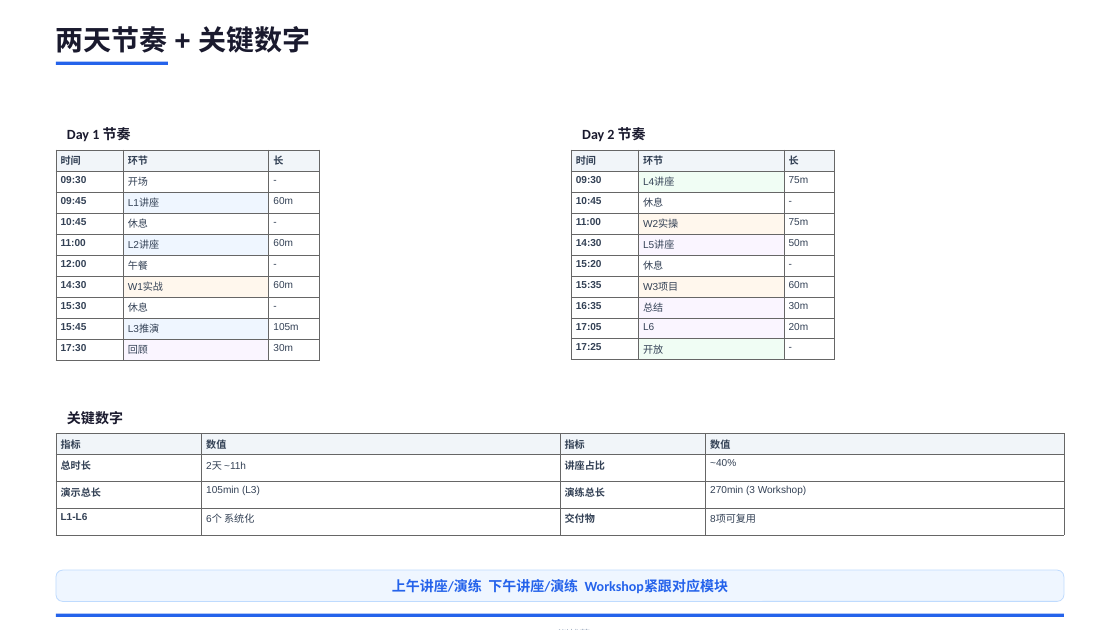
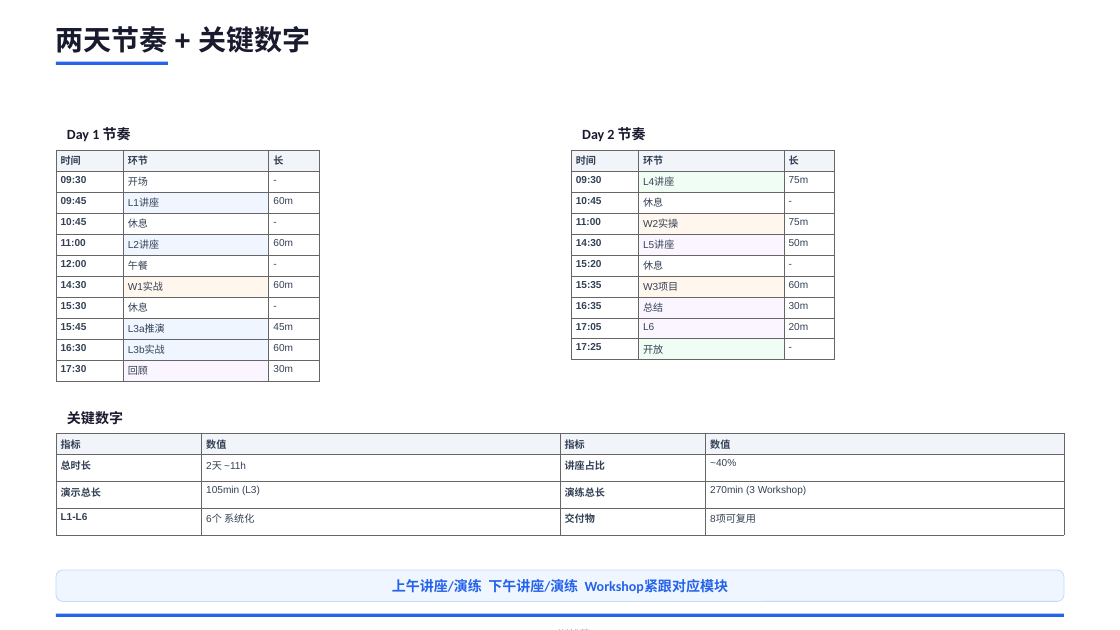
Before and after one commit to JungleTestLabs/ai-coding-training, a slide deck: slide 6 of docs/AI-Native-训战营-介绍与日程.pptx. Drawn at 1120x630 pixels with LibreOffice and Linux fonts; fonts in the diff are those of the drawing. Boxes give left, top, right and bottom in pixels: in the first picture for what was removed or moved away, otherwise in the second. Text is boxed around its words. In the diff, an @@ line names an element or a change of style, - is before the commit and + after.

Commit message:
docs: L3拆为L3a推演+L3b实战, Day2标题"增量开发和重构+最佳实践"

```diff
--- a/docs/AI-Native-训战营-介绍与日程.pptx
+++ b/docs/AI-Native-训战营-介绍与日程.pptx
@@ table at (56,150,319,379) @@
-row 9: 15:45 | L3推演 | 105m
+row 9: 15:45 | L3a推演 | 45m
+row 10: 16:30 | L3b实战 | 60m
```
Also in this commit, not shown: 3 other slides changed, 2 other files.
